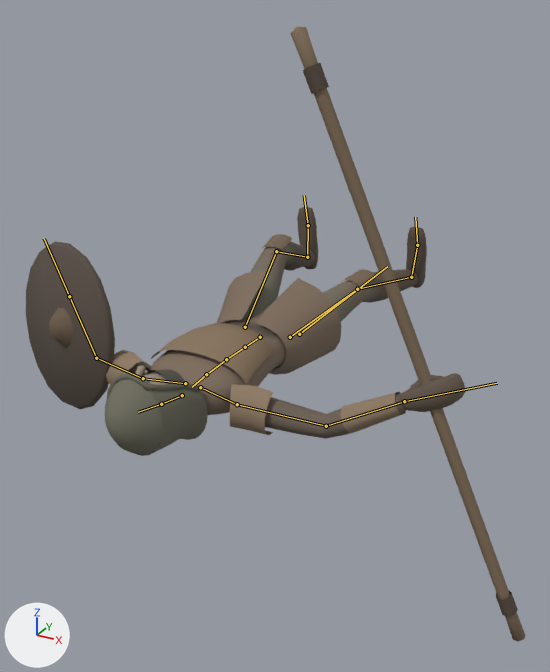
Two versions of the glTF model assets/models/characters/hazekiller.glb, one commit apart.
The view is the same before and after, from a 50 mm camera at (1.28, -2.53, 1.23) aimed at (0.15, -0.48, 0.21). The lights are fixed; the arrows at lower left show +X, +Y and +Z. The older version comes first. Both versions are drawn at frame 30 of the action 'die'; the numbers are the values there. The bones that bend it are drawn over the model as lines.

Names of what the first picture shows: 'Hazekiller'.
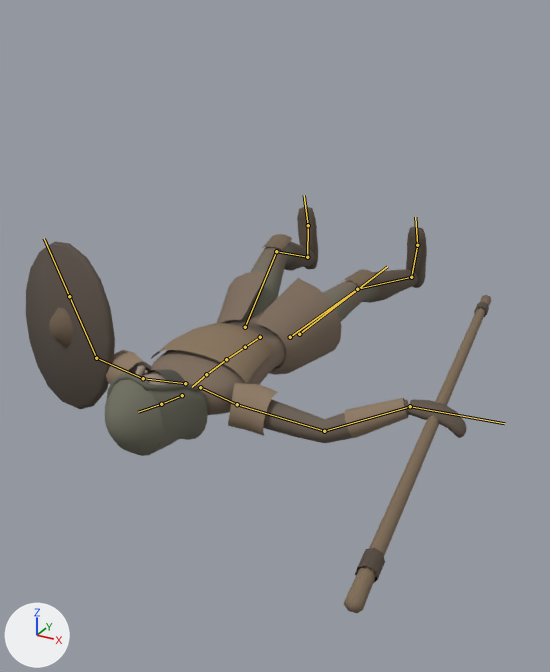
Commit message: Die: armed characters let the weapon fall flat

Scene script edits in JSON lines:
```json
{"block": "bone_rightupperarm", "where": "bone_rightupperarm = bpy.data.objects['Armature'].pose.bones['RightUpperArm']  # child of 'RightShoulder'"}
{"op": "set", "path": "bone_rightupperarm.rotation_quaternion", "old": "(0.926, 0.002, 0.008, -0.378)", "new": "(0.893, -0.119, -0.221, -0.373)", "note": "degrees (0, 1, -44) -> degrees (-3, -29, -45)"}
{"block": "bone_righthand", "where": "bone_righthand = bpy.data.objects['Armature'].pose.bones['RightHand']  # child of 'RightLowerArm'"}
{"op": "set", "path": "bone_righthand.rotation_quaternion", "old": "(0.999, -0.052, 0.0, 0.0)", "new": "(0.844, -0.195, -0.487, 0.112)", "note": "degrees (-6, 0, 0) -> degrees (-44, -51, 37)"}
```

What differs and where, as boxes [x1, y1, x2, y2] in the pictures (550 x 672 px):
```json
{"object": "Hazekiller", "change": "posed", "before": [26, 27, 526, 641], "after": [26, 207, 491, 613], "on screen": "7% narrower, 34% shorter"}
{"bone": "RightUpperArm", "before": "(237, 404) to (326, 426)", "after": "(237, 404) to (324, 431)"}
{"bone": "RightHand", "before": "(404, 401) to (497, 383)", "after": "(410, 406) to (504, 423)"}
```
